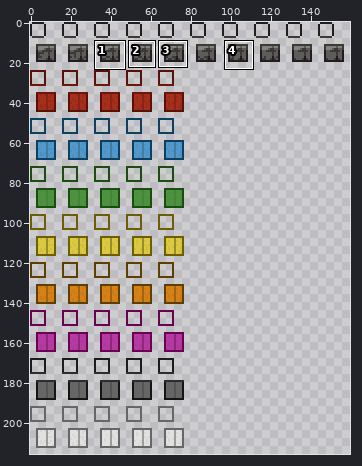
Edited in one commit: sprite sheet (tiles/materials/ehr_quasarconcrete.png). The picture above shows the old version from afar; the outline marks the close-up.
Close-up. As it was:
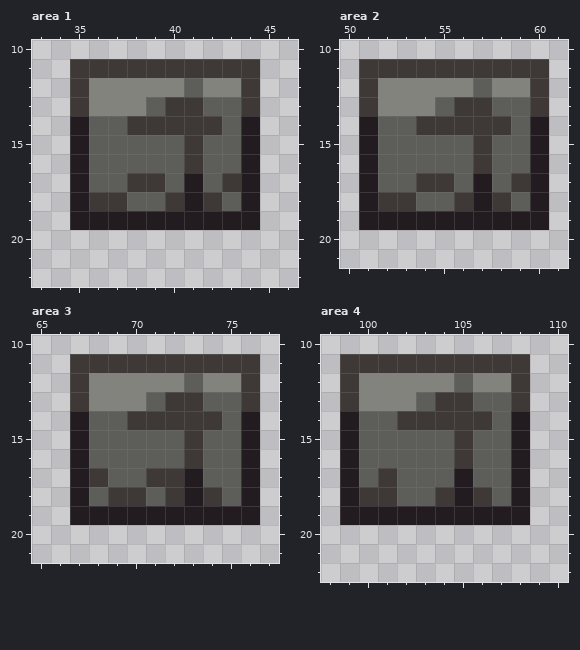
The file is 160x216 pixels. Colours within 5 levels of each other are drawn and written as one. Shown: area 1: x 33..46, y 10..22; area 2: x 50..61, y 10..21; area 3: x 65..77, y 10..21; area 4: x 98..110, y 10..22. The commit also changed other parts of the picture, which this record leaves out.
Once edited:
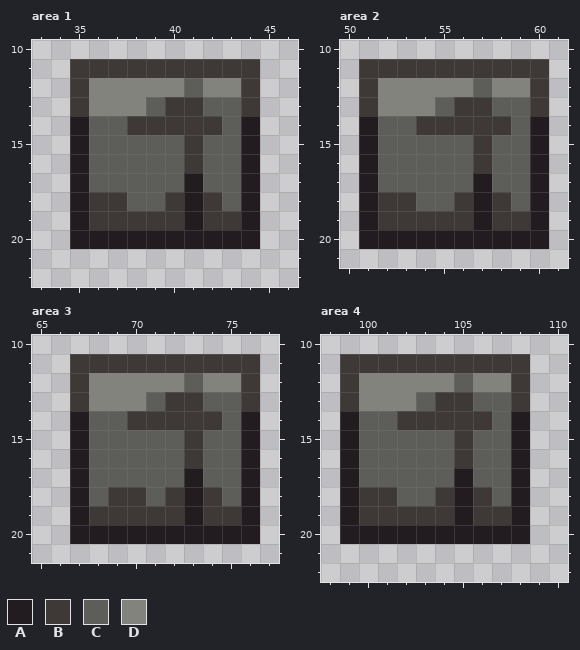
Palette (. is transparent): A #221c21  B #3e3936  C #5d5d59  D #83837d
Edits made:
Area 1:
Colour A is added in row 20 at x 35 to 44.
Colour B replaces colour A in row 19 at x 36 to 40 and 42 to 43.
Colour C replaces colour B in row 17 at x 38 to 39 and 43.
Area 2:
Colour A is added in row 20 at x 51 to 60.
Colour B replaces colour A in row 19 at x 52 to 56 and 58 to 59.
Colour C replaces colour B in row 17 at x 54 to 55 and 59.
Area 3:
Colour A is added in row 20 at x 67 to 76.
Colour B replaces colour A in row 19 at x 68 to 72 and 74 to 75.
Colour C replaces colour B in row 17 at x 68 and 71 to 72.
Area 4:
Colour A is added in row 20 at x 99 to 108.
Colour B replaces colour A in row 19 at x 100 to 104 and 106 to 107.
Colour C replaces colour B in row 17 at x 101.
Boxes around the changes in both close-ups, in picture pixels (x1, y1, x2, y2):
changed: (70, 173, 260, 249)
changed: (359, 173, 549, 249)
changed: (70, 468, 260, 544)
changed: (340, 468, 530, 544)
